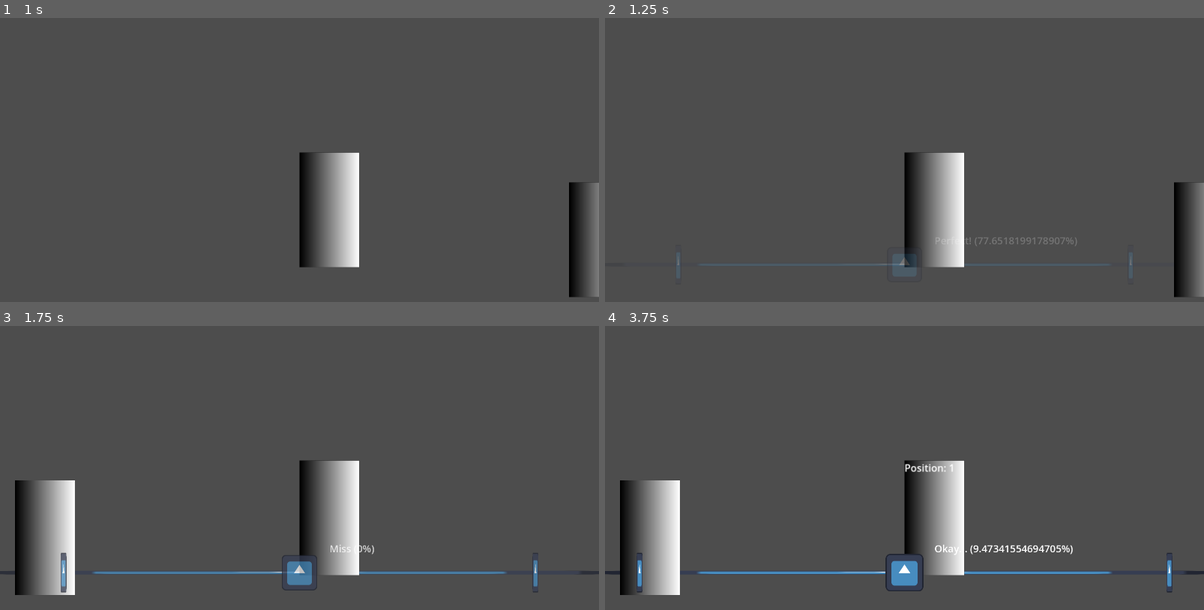
Above: before the commit, frames 1-4 (two rows, left to right).
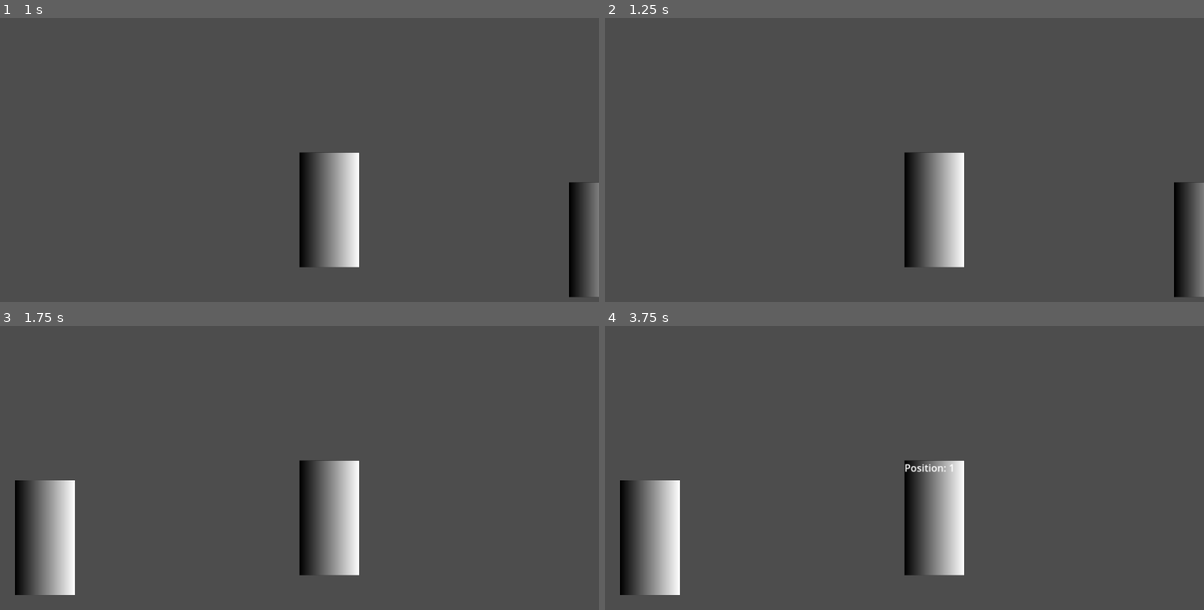
Above: after the commit, the same moments.

Repository: Quarticore/UntitledTomatoGame
Game: Godot game, scene res://scenes/main.tscn
Same seed, same stepped clock (60 frames per second), same inputs: the game is played once before the commit and once after it. The engine's default icon, where the game draws it, is replaced by a stand-in: a white triangle on a blue panel in a dark square. Sound files missing from this copy of the repository are replaced by a short silence.
Inputs (mouse positions are in pixels of both pictures, inside the frame that each line leads up to):
- Up to frame 1 (1 s): tap Enter at 0.5 s; move the mouse to (161, 157) at 0.52 s; hold D (InputRight) from 0.53 s (still down); click (161, 157) at 0.6 s
- Up to frame 2 (1.25 s): keep holding D (InputRight)
- Up to frame 3 (1.75 s): move the mouse to (598, 547) at 1.27 s; release D (InputRight) at 1.28 s; hold A (InputLeft) from 1.28 s (still down); tap S (InputMiddle) at 1.35 s; click (598, 547) at 1.42 s
- Up to frame 4 (3.75 s): move the mouse to (934, 516) at 2.02 s; release A (InputLeft) at 2.03 s; hold D (InputRight) 2.03-3.53 s; click (934, 516) at 2.1 s; move the mouse to (874, 527) at 2.77 s; tap S (InputMiddle) at 2.85 s; click (874, 527) at 2.92 s; move the mouse to (1084, 510) at 3.52 s; hold A (InputLeft) from 3.53 s (still down); click (1084, 510) at 3.6 s

Frame 1 is identical in both runs. In frame 2, 1.0% of the frame differs, in the area x 11-89%, y 77-92%; in frame 3, 1.4%; in frame 4, 1.7%, in the area x 0-100%, y 77-94%.
Error after the commit: Parse Error: Preload file "res://scenes/hit_quality_item.tscn" does not exist. (res://assets/scripts/gameplay_ui.gd:3)

Commit message:
feat: begin indicator sprites

Diff:
--- a/assets/scripts/gameplay_ui.gd
+++ b/assets/scripts/gameplay_ui.gd
@@ -1,4 +1,7 @@
 extends Node
+
+const HIT_QUALITY_ITEM = preload("res://scenes/hit_quality_item.tscn")
+const HIT_PERFECT = preload("res://assets/images/input_perfect.png")
 
 func play_show():
 	$AnimationPlayer.play("fade_in")
@@ -8,12 +11,19 @@
 
 func _on_audio_manager_rhythm_input(pct, combo, input) -> void:
 	if pct == 0.0:
-		$HitQualityIndicator.text = "Miss"
+		print("Miss")
 	elif pct > 65:
-		$HitQualityIndicator.text = "Perfect!"
+		print("Perfect")
 	elif pct > 35:
-		$HitQualityIndicator.text = "Great!"
+		print("Great")
 	else:
-		$HitQualityIndicator.text = "Okay..."
+		print("Okay")
 
-	$HitQualityIndicator.text = $HitQualityIndicator.text + " (" + str(pct) + "%)"
+	print(pct)
+
+	var inst = HIT_QUALITY_ITEM.instantiate()
+	inst.texture = HIT_PERFECT
+	inst.scale = Vector2(0.3, 0.3)
+	inst.rotation_degrees = 10.0
+
+	$HitQualityContainer.add_child(inst)
--- a/scenes/main.tscn
+++ b/scenes/main.tscn
@@ -84,9 +84,6 @@
 "fade_out": SubResource("Animation_5n3vl")
 }
 
-[sub_resource type="LabelSettings" id="LabelSettings_5fu4v"]
-font_size = 32
-
 [node name="Main" type="Node2D"]
 script = ExtResource("1_3bpvp")
 
@@ -138,13 +135,8 @@
 [node name="BeatIndicator" parent="GameplayUI" node_paths=PackedStringArray("audio_manager") instance=ExtResource("4_xrbsb")]
 audio_manager = NodePath("../../GameContainer/GameViewport/AudioManager")
 
-[node name="HitQualityIndicator" type="Label" parent="GameplayUI"]
-offset_left = 1056.0
-offset_top = 800.0
-offset_right = 1136.0
-offset_bottom = 832.0
-text = "INDICATOR"
-label_settings = SubResource("LabelSettings_5fu4v")
+[node name="HitQualityContainer" type="Node2D" parent="GameplayUI"]
+position = Vector2(1200, 792)
 
 [connection signal="hovered" from="GameContainer/GameViewport/Member1" to="GameContainer/GameViewport/SelectionManager" method="_on_member_hovered"]
 [connection signal="selected" from="GameContainer/GameViewport/Member1" to="GameContainer/GameViewport/SelectionManager" method="_on_member_selected"]
Not shown: 1 places in scenes/main.tscn that only renumber resources
